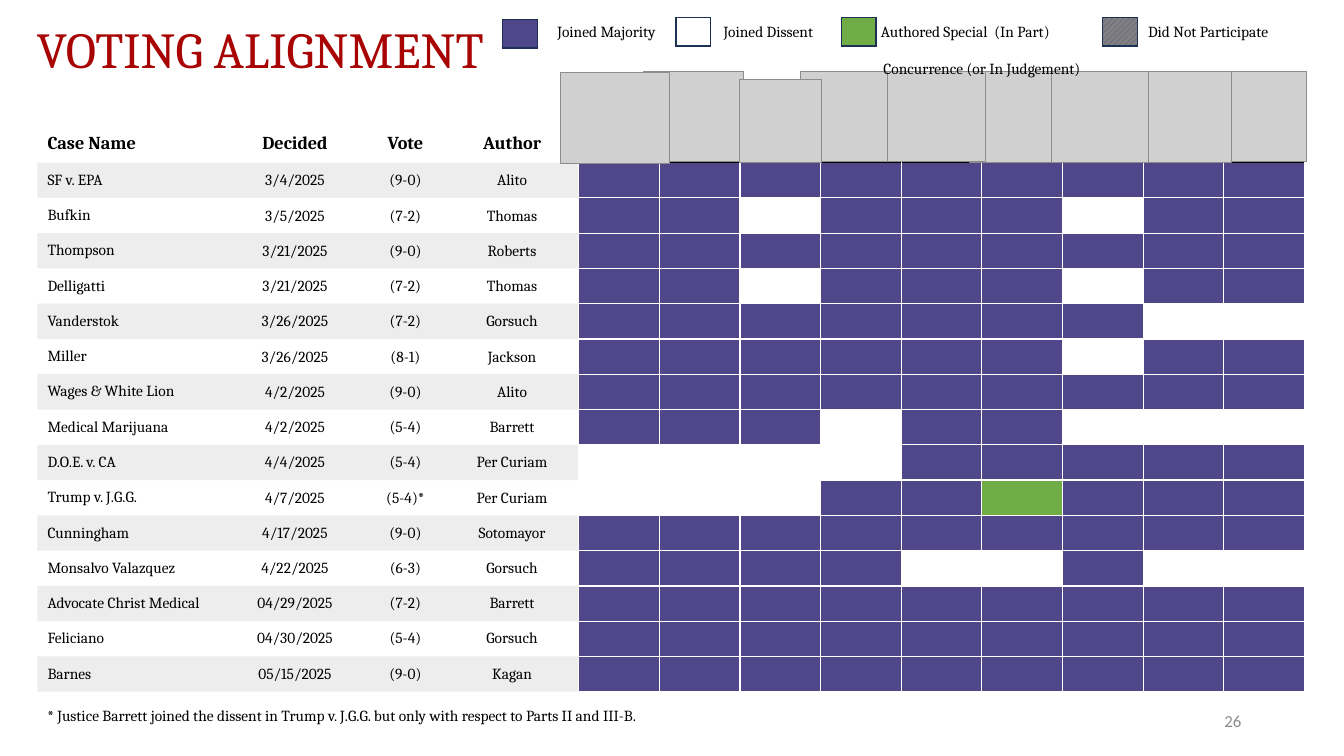
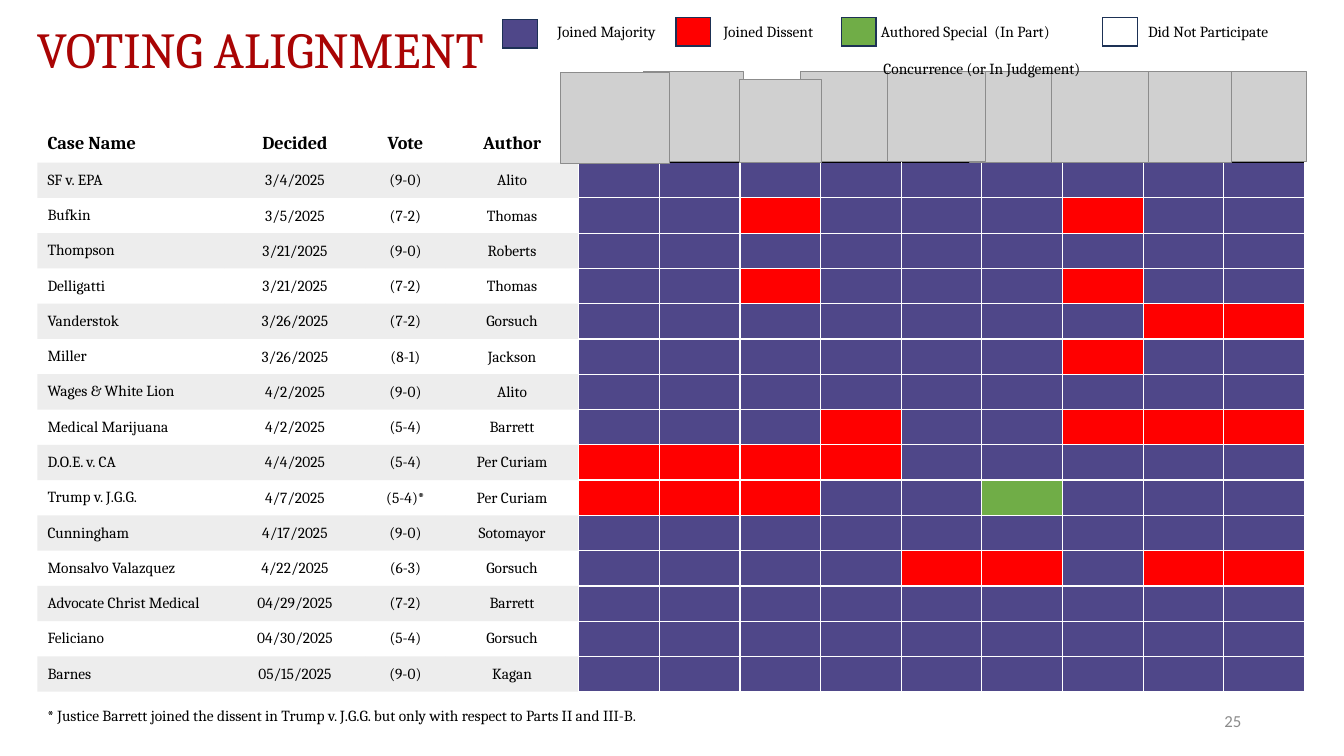
Before and after one commit to JakeTruscott/scotuswatch, a slide deck: slide 25 of Stat Reviews/OT24_StatReview/compilation/SCOTUSBlog/statpack_OT24.pptx (slide 26 before the commit). Drawn at 1344x756 pixels with LibreOffice and Linux fonts; fonts in the diff are those of the drawing; grey boxes stand for pictures. Boxes give left, top, right and bottom in pixels: in the first picture for what was removed or moved away, otherwise in the second. Text is boxed around its words. In the diff, an @@ line names an element or a change of style, - is before the commit and + after.

```diff
--- a/Stat Reviews/OT24_StatReview/compilation/SCOTUSBlog/statpack_OT24.pptx
+++ b/Stat Reviews/OT24_StatReview/compilation/SCOTUSBlog/statpack_OT24.pptx
@@ rectangle at (677, 17, 711, 46): fill #FFFFFF to #FF0000 @@
@@ rectangle at (1103, 17, 1137, 46): fill pattern #4F4789 on #808080 to none @@
@@ table at (37, 124, 1305, 692) @@
@@ fill #FFFFFF to #FF0000 in 22 cells @@
@@ page number at (1224, 716, 1241, 727): text changed @@
-26
+25
```
Also in this commit, not shown: 24 other slides changed, 6 other files.
